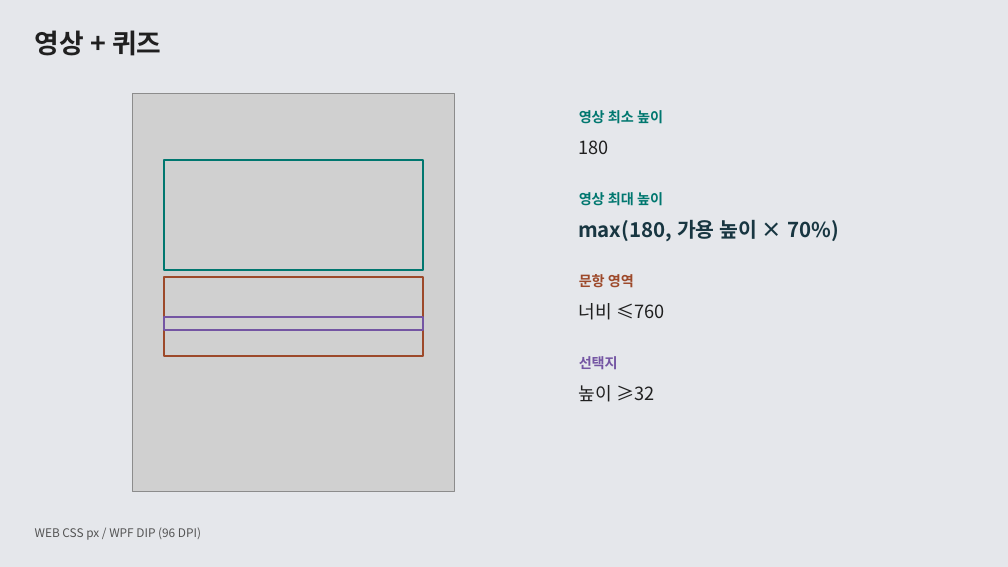
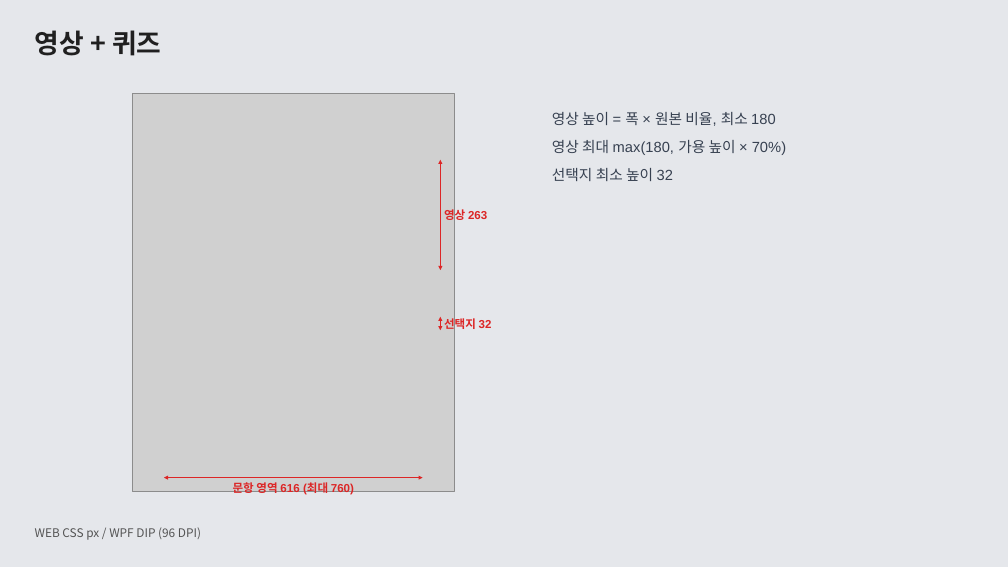
Before and after one commit to ok-sy/WPF_WindowsPopupWithC_proto, a slide deck: slide 8 of docs/design/61_popup_layout_guide/공통 팝업 UI 가이드 · WEB과 WPF.pptx. Drawn at 1008x567 pixels with LibreOffice and Linux fonts; fonts in the diff are those of the drawing; grey boxes stand for pictures. Boxes give left, top, right and bottom in pixels: in the first picture for what was removed or moved away, otherwise in the second. Text is boxed around its words. In the diff, an @@ line names an element or a change of style, - is before the commit and + after.

```diff
--- a/docs/design/61_popup_layout_guide/공통 팝업 UI 가이드 · WEB과 WPF.pptx
+++ b/docs/design/61_popup_layout_guide/공통 팝업 UI 가이드 · WEB과 WPF.pptx
@@ text at [552,112,786,181]: text changed; size 19.5 to 14 pt; font Noto Sans CJK KR to Arial; text colour #183641 to #374151; bold off @@
-max(180, 가용 높이 × 70%)
+영상 높이 = 폭 × 원본 비율, 최소 180
+영상 최대 max(180, 가용 높이 × 70%)
+선택지 최소 높이 32
@@ text "영상 높이 = 폭 × ..." at [552,112,786,181]: vertical alignment middle to top @@
@@ text removed at [579,110,663,124] @@
-영상 최소 높이
@@ text removed at [579,140,609,154] @@
-180
@@ rectangle removed at [164,160,423,270] @@
@@ double arrow added from (440, 160) to (440, 270), #DC2626 1.25 pt @@
@@ text added at [444,207,487,223], 11 pt, text #DC2626, bold @@
+영상 263
@@ text removed at [579,192,663,206] @@
-영상 최대 높이
@@ rectangle removed at [164,277,423,356] @@
@@ rectangle removed at [164,317,423,330] @@
@@ double arrow added from (440, 317) to (440, 330), #DC2626 1.25 pt @@
@@ text at [444,316,492,332]: text changed; size 13.5 to 11 pt; font Noto Sans CJK KR to Arial; text colour #7455A3 to #DC2626 @@
-선택지
+선택지 32
@@ text removed at [579,303,664,320] @@
-너비 ≤760
@@ text removed at [579,385,654,402] @@
-높이 ≥32
@@ double arrow added from (164, 478) to (423, 478), #DC2626 1.25 pt @@
@@ text at [233,482,354,496]: text changed; size 13.5 to 11 pt; font Noto Sans CJK KR to Arial; text colour #9D492A to #DC2626 @@
-문항 영역
+문항 영역 616 (최대 760)
```
Also in this commit, not shown: 8 other slides changed, 1 other file.
